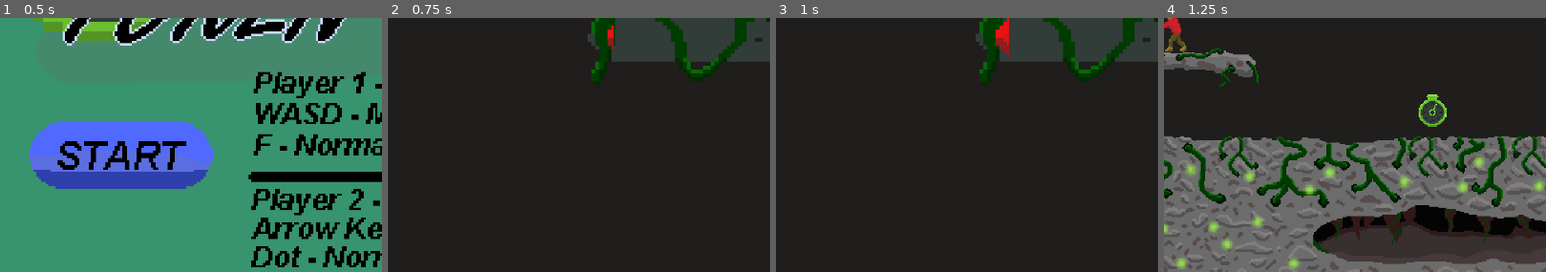
Above: before the commit, frames 1-4 (left to right).
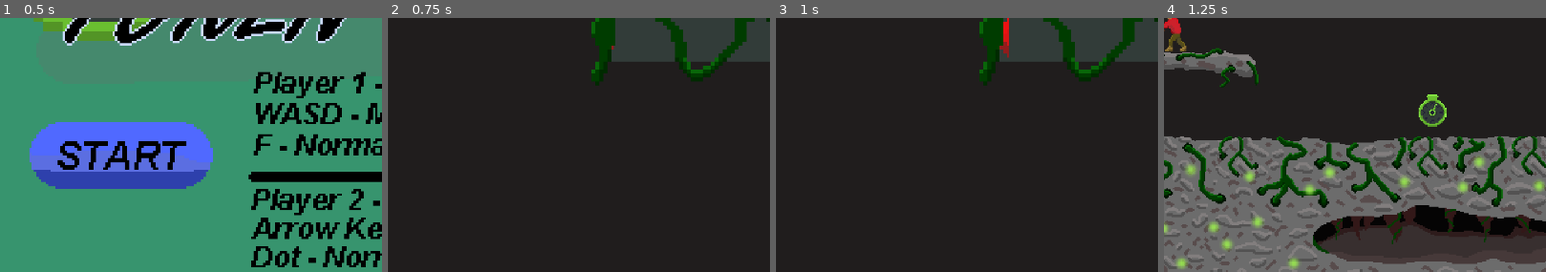
Above: after the commit, the same moments.

Repository: Justiniscoding/HavenHamilton
Game: Godot game, scene res://Scenes/menu.tscn
Same seed, same stepped clock (60 frames per second), same inputs: the game is played once before the commit and once after it. Sound files missing from this copy of the repository are replaced by a short silence.
Inputs (mouse positions are % of the whole screen's width and height, from its top left):
- Up to frame 1 (0.5 s): no input
- Up to frame 2 (0.75 s): click (27, 74) at 0.5 s
- Up to frame 3 (1 s): no input
- Up to frame 4 (1.25 s): no input
The pictures show only the part of the screen within x 11-61%, y 47-97%; the shares and areas given below are measured in that part.

Frame 1 is identical in both runs. In frame 2, 0.3% of the frame differs, in the area x 52-98%, y 3-13%; in frame 3, 0.3%; in frame 4, nothing differs.
Error in both runs: Cannot call method 'connect' on a null value. (res://Scripts/game.gd:10)

Commit message:
add easter egg and other loding bar animation

Diff:
--- a/Scenes/BorrisWins.tscn
+++ b/Scenes/BorrisWins.tscn
@@ -2,6 +2,7 @@
 
 [ext_resource type="Script" uid="uid://b8wqsa1mdb50h" path="res://Scripts/win.gd" id="1_v4kcx"]
 [ext_resource type="Texture2D" uid="uid://crti8ml8blv0o" path="res://Art/Boris Wins.png" id="1_vcm4s"]
+[ext_resource type="Texture2D" uid="uid://dqj5mdfmkkn42" path="res://Art/Easter Egg.png" id="3_0nv6o"]
 
 [sub_resource type="AtlasTexture" id="AtlasTexture_wm1qo"]
 atlas = ExtResource("1_vcm4s")
@@ -61,7 +62,7 @@
 "speed": 8.0
 }]
 
-[node name="Node2D" type="Node2D" unique_id=88262683]
+[node name="Node2D2" type="Node2D" unique_id=88262683]
 script = ExtResource("1_v4kcx")
 
 [node name="AnimatedSprite2D2" type="AnimatedSprite2D" parent="." unique_id=761939267]
@@ -75,3 +76,7 @@
 
 [node name="Camera2D" type="Camera2D" parent="." unique_id=1666576540]
 zoom = Vector2(1.2, 1.2)
+
+[node name="Sprite2D" type="Sprite2D" parent="." unique_id=897703278]
+position = Vector2(-500, 0)
+texture = ExtResource("3_0nv6o")
--- a/Scenes/Countdown.tscn
+++ b/Scenes/Countdown.tscn
@@ -1,8 +1,9 @@
 [gd_scene format=3 uid="uid://b14tglgnr6gnu"]
 
-[ext_resource type="Script" uid="uid://d0ugddjnsxr3k" path="res://Scenes/countdown.gd" id="1_hpfhb"]
+[ext_resource type="Script" uid="uid://fsvtgligx4jy" path="res://Scenes/countdown.gd" id="1_hpfhb"]
 [ext_resource type="AudioStream" uid="uid://b83fhoieai3sf" path="res://Music/MainThemeIntro.wav" id="2_0r5b0"]
-[ext_resource type="Texture2D" uid="uid://d235khmttr0oe" path="res://Art/Start Loading Bar Vine.png" id="3_xtcw7"]
+[ext_resource type="Texture2D" uid="uid://c0oak3bf4bin2" path="res://Art/Loading Bar.png" id="3_6qswr"]
+[ext_resource type="Texture2D" uid="uid://cfhemvcsxf5pg" path="res://Art/Start Loading Bar Vine Top.png" id="3_xtcw7"]
 [ext_resource type="Texture2D" uid="uid://4lk7edr8gan" path="res://Art/Start Loading Bar Progress.png" id="4_6qswr"]
 
 [node name="Node2D" type="Node2D" unique_id=1806530029]
@@ -17,7 +18,8 @@
 offset_top = -15.0
 offset_right = 32.0
 offset_bottom = 25.0
-texture_under = ExtResource("3_xtcw7")
+texture_under = ExtResource("3_6qswr")
+texture_over = ExtResource("3_xtcw7")
 texture_progress = ExtResource("4_6qswr")
 texture_progress_offset = Vector2(12, 11)
 
--- a/Scenes/ReneeWins.tscn
+++ b/Scenes/ReneeWins.tscn
@@ -2,6 +2,7 @@
 
 [ext_resource type="Texture2D" uid="uid://dsmpe36mk8vj7" path="res://Art/Renee Wins.png" id="1_dnio8"]
 [ext_resource type="Script" uid="uid://b8wqsa1mdb50h" path="res://Scripts/win.gd" id="1_w8qh8"]
+[ext_resource type="Texture2D" uid="uid://dqj5mdfmkkn42" path="res://Art/Easter Egg.png" id="3_kw5cb"]
 
 [sub_resource type="AtlasTexture" id="AtlasTexture_w8qh8"]
 atlas = ExtResource("1_dnio8")
@@ -76,3 +77,7 @@
 autoplay = "default"
 frame = 4
 frame_progress = 1.0
+
+[node name="Sprite2D" type="Sprite2D" parent="." unique_id=1409227072]
+position = Vector2(-1000, 0)
+texture = ExtResource("3_kw5cb")
--- a/Scripts/game.gd
+++ b/Scripts/game.gd
@@ -12,7 +12,7 @@
 func hpChange(playerNum, _amount):
 	var tween: Tween = get_tree().create_tween()
 	if playerNum == 2:
-		# tween.tween_property($Control/Renee, "value", Global.p2hp, 0.5)
+		tween.tween_property($Control/Renee, "value", Global.p2hp, 0.5)
 		$Player2.modulate = Color8(255, 0, 0, 255.0)
 
 		get_tree().create_timer(0.5).connect("timeout", func():
@@ -22,7 +22,7 @@
 		$Player.modulate = Color8(255, 0, 0)
 		get_tree().create_timer(0.5).connect("timeout", func():
 			$Player.modulate = Color8(255, 255, 255))
-	# tween.play()
+	tween.play()
 
 	await tween.finished
 	if Global.p1hp <= 0:
--- a/Scripts/win.gd
+++ b/Scripts/win.gd
@@ -1,7 +1,12 @@
 extends Node2D
 
 func _ready() -> void:
-	get_tree().create_timer(5).connect("timeout", func():
+	get_tree().create_timer(4).connect("timeout", func():
+		if Global.p1hp == 100 or Global.p2hp == 100:
+			var tween = get_tree().create_tween()
+			tween.tween_property($Sprite2D, "position:x", 0.0, 2.0)
+			tween.play()
+			await get_tree().create_timer(6).timeout
 		get_tree().change_scene_to_file("res://Scenes/menu.tscn")
 		Global.p1hp = 100
 		Global.p2hp = 100)
--- a/project.godot
+++ b/project.godot
@@ -72,10 +72,7 @@
 }
 short1={
 "deadzone": 0.2,
-"events": [Object(InputEventKey,"resource_local_to_scene":fa …(141 unchanged characters)… ":false,"keycode":0,"physical_keycode":4194327,"key_label":0,"unicode":0,"location":0,"echo":false,"script":null)
-, Object(InputEventKey,"resource_local_to_scene":false,"resource_name":"","device":-1,"window_id":0,"alt_pressed":false,"shift_pressed":false,"ctrl_pressed":false,"meta_pressed":false,"pressed":false,"keycode":0,"physical_keycode":4194328,"key_label":0,"unicode":0,"location":0,"echo":false,"script":null)
-, Object(InputEventKey,"resource_local_to_scene":false,"resource_name":"","device":-1,"window_id":0,"alt_pressed":false,"shift_pressed":false,"ctrl_pressed":false,"meta_pressed":false,"pressed":false,"keycode":0,"physical_keycode":44,"key_label":0,"unicode":44,"location":0,"echo":false,"script":null)
-, Object(InputEventKey,"resource_local_to_scene":false,"resource_name":"","device":-1,"window_id":0,"alt_pressed":false,"shift_pressed":false,"ctrl_pressed":false,"meta_pressed":false,"pressed":false,"keycode":0,"physical_keycode":46,"key_label":0,"unicode":46,"location":0,"echo":false,"script":null)
+"events": [Object(InputEventKey,"resource_local_to_scene":fa …(141 unchanged characters)… ":false,"keycode":0,"physical_keycode":47,"key_label":0,"unicode":47,"location":0,"echo":false,"script":null)
 ]
 }
 short2={
@@ -91,7 +88,7 @@
 range1={
 "deadzone": 0.2,
 "events": [Object(InputEventKey,"resource_local_to_scene":false,"resource_name":"","device":-1,"window_id":0,"alt_press …(195 unchanged characters)…
-, Object(InputEventKey,"resource_local_to_scene":false,"reso …(132 unchanged characters)… ":false,"keycode":0,"physical_keycode":47,"key_label":0,"unicode":47,"location":0,"echo":false,"script":null)
+, Object(InputEventKey,"resource_local_to_scene":false,"reso …(132 unchanged characters)… ":false,"keycode":0,"physical_keycode":46,"key_label":0,"unicode":46,"location":0,"echo":false,"script":null)
 ]
 }
 range2={
Not shown, added: Art/Easter Egg.png.import
Binary file changed: Art/Loading Bar.png
Binary file added: Art/Start Loading Bar Vine Top.png
Not shown, added: Art/Start Loading Bar Vine Top.png.import
Binary file removed: Art/Start Loading Bar Vine.png
Not shown, added: export_presets.cfg
Not shown, changed: exports/Haven Hamilton.apple-touch-icon.png.import
Not shown, added: exports/Haven Hamilton.icon.png.import
Not shown, added: exports/Haven Hamilton.png.import
Not shown, added: exports/Archive.zip
Not shown, added: exports/Haven Hamilton.apple-touch-icon.png
Not shown, added: exports/Haven Hamilton.audio.position.worklet.js
(and 6 more such lines)
